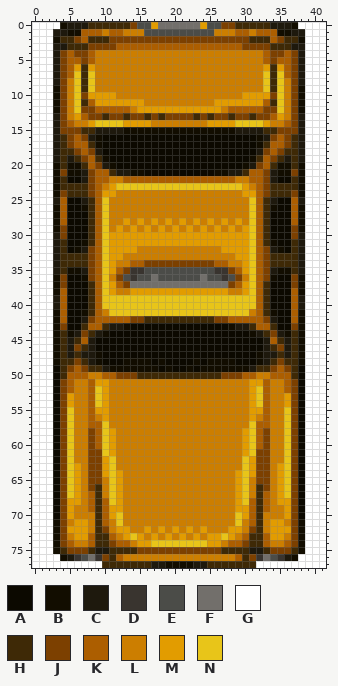
Two versions of one sprite sheet, sprites/yellow_car.png. Above is the file before it was changed.
The file is 42x78 pixels. Colours within 5 levels of each other are drawn and written as one.
Palette (. is transparent): A #0c0900  B #120d00  C #1e190d  D #39342f  E #4b4c48  F #726f6b  G #ffffff  H #3e2906  J #7c4000  K #ac5e00  L #cc7e00  M #e29c00  N #e8c519
After:
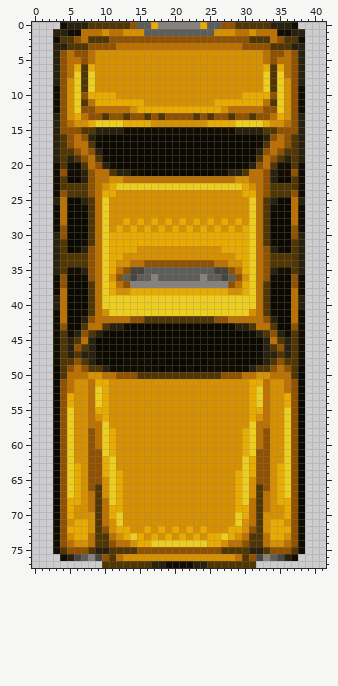
The exact change:
colour C: #1e190d -> #28210e
colour D: #39342f -> #4a433e
colour E: #4b4c48 -> #5d5e5a
colour F: #726f6b -> #85827e
colour H: #3e2906 -> #503603
colour J: #7c4000 -> #905200
colour K: #ac5e00 -> #bc7100
colour L: #cc7e00 -> #d79000
colour M: #e29c00 -> #e9ab00
colour N: #e8c519 -> #edcd1e
Changed rows in their new state; - is a pixel that keeps its letter.
first column x 0:
 0 ....----------------------------------....
 1 ...------------------------------------...
 2 ...------------------------------------...
 3 ...------------------------------------...
 4 ...------------------------------------...
 5 ...------------------------------------...
 6 ...------------------------------------...
 7 ...------------------------------------...
 8 ...------------------------------------...
 9 ...------------------------------------...
10 ...------------------------------------...
11 ...------------------------------------...
12 ...------------------------------------...
13 ...------------------------------------...
14 ...------------------------------------...
15 ...------------------------------------...
16 ...------------------------------------...
17 ...------------------------------------...
18 ...------------------------------------...
19 ...------------------------------------...
20 ...------------------------------------...
21 ...------------------------------------...
22 ...------------------------------------...
23 ...------------------------------------...
24 ...------------------------------------...
25 ...------------------------------------...
26 ...------------------------------------...
27 ...------------------------------------...
28 ...------------------------------------...
29 ...------------------------------------...
30 ...------------------------------------...
31 ...------------------------------------...
32 ...------------------------------------...
33 ...------------------------------------...
34 ...------------------------------------...
35 ...------------------------------------...
36 ...------------------------------------...
37 ...------------------------------------...
38 ...------------------------------------...
39 ...------------------------------------...
40 ...------------------------------------...
41 ...------------------------------------...
42 ...------------------------------------...
43 ...------------------------------------...
44 ...------------------------------------...
45 ...------------------------------------...
46 ...------------------------------------...
47 ...------------------------------------...
48 ...------------------------------------...
49 ...------------------------------------...
50 ...------------------------------------...
51 ...------------------------------------...
52 ...------------------------------------...
53 ...------------------------------------...
54 ...------------------------------------...
55 ...------------------------------------...
56 ...------------------------------------...
57 ...------------------------------------...
58 ...------------------------------------...
59 ...------------------------------------...
60 ...------------------------------------...
61 ...------------------------------------...
62 ...------------------------------------...
63 ...------------------------------------...
64 ...------------------------------------...
65 ...------------------------------------...
66 ...------------------------------------...
67 ...------------------------------------...
68 ...------------------------------------...
69 ...------------------------------------...
70 ...------------------------------------...
71 ...------------------------------------...
72 ...------------------------------------...
73 ...------------------------------------...
74 ...------------------------------------...
75 ...------------------------------------...
76 ....----------------------------------....
77 ..........----------------------..........
Pixel boxes of the changes (left, top, right, bottom) in both pictures:
changed: (32, 22, 326, 568)
